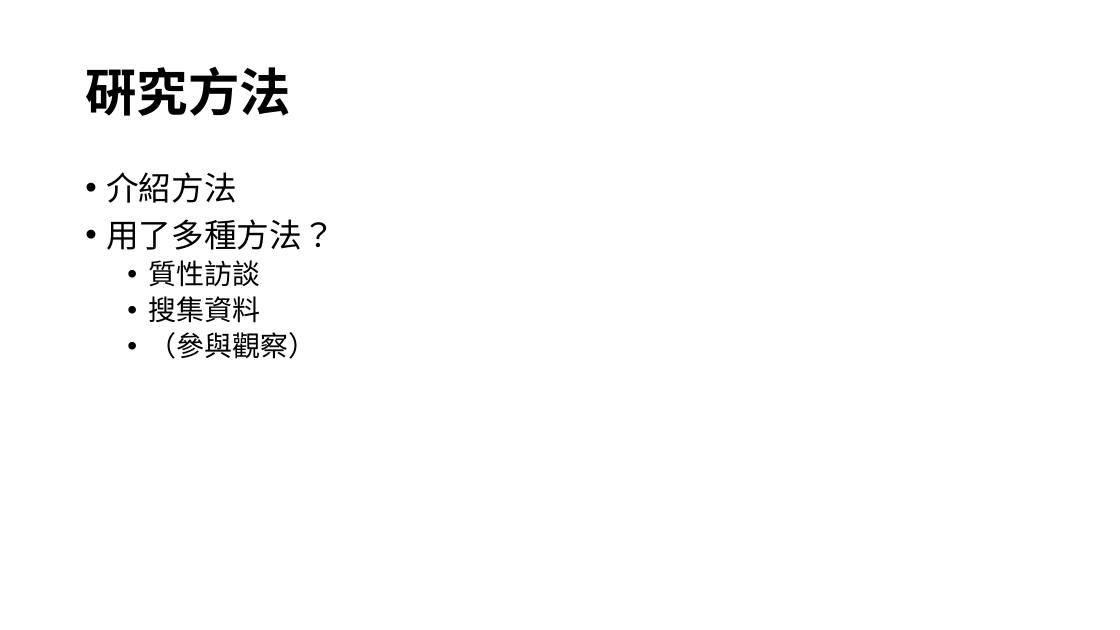
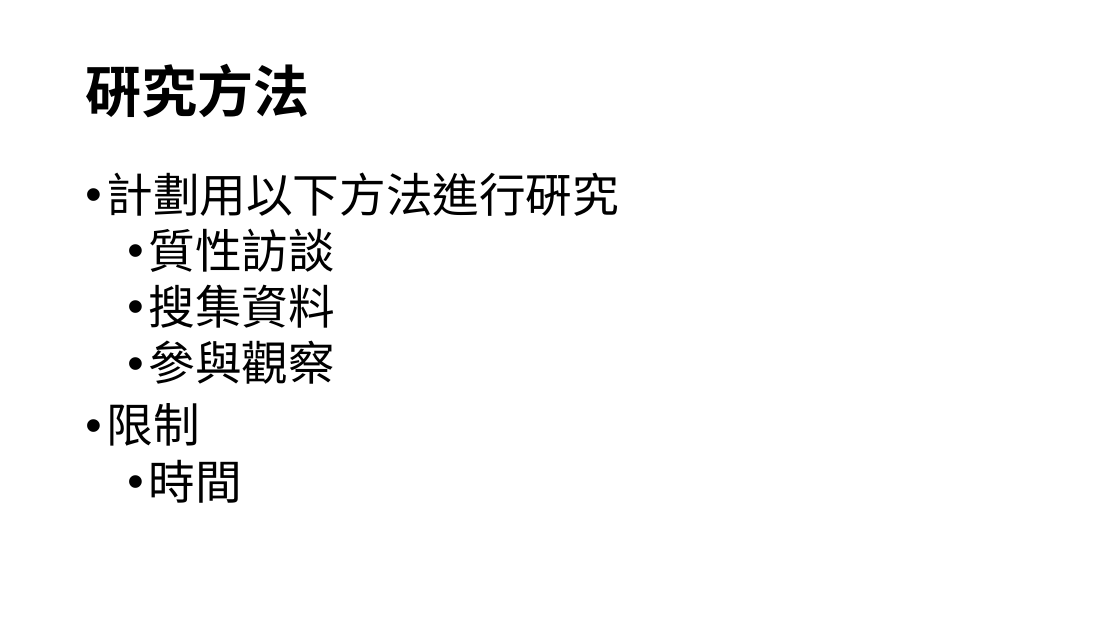
Before and after one commit to pangyan/ridiculands-java, a slide deck: slide 3 of docs/m623/M623 Presentation - Py.pptx. Drawn at 1120x630 pixels with LibreOffice and Linux fonts; fonts in the diff are those of the drawing; background and template pictures are left out. Boxes give left, top, right and bottom in pixels: in the first picture for what was removed or moved away, otherwise in the second. Text is boxed around its words. In the diff, an @@ line names an element or a change of style, - is before the commit and + after.

Commit message:
20180318 2229

```diff
--- a/docs/m623/M623 Presentation - Py.pptx
+++ b/docs/m623/M623 Presentation - Py.pptx
@@ title "硏究方法" at [85, 64, 309, 117]: size 44 to 48 pt @@
@@ text at [106, 172, 619, 216]: text changed; size 28 to 40 pt @@
-• 介紹方法
-• 用了多種方法？
+• 計劃用以下方法進行硏究
@@ text at [148, 228, 335, 328]: size 24 to 40 pt in "質性訪談", "搜集資料" @@
@@ text at [106, 340, 335, 503]: text changed; size 24 to 40 pt @@
-  • （參與觀察）
+  • 參與觀察
+• 限制
+  • 時間
```
Also in this commit, not shown: 3 other slides changed, 6 slides added, 1 slide removed.
